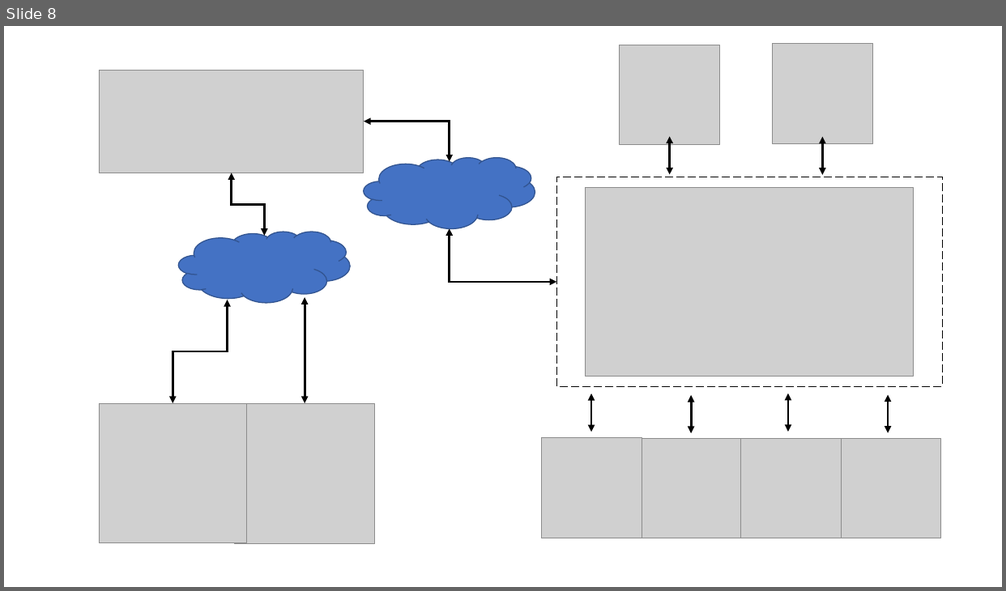
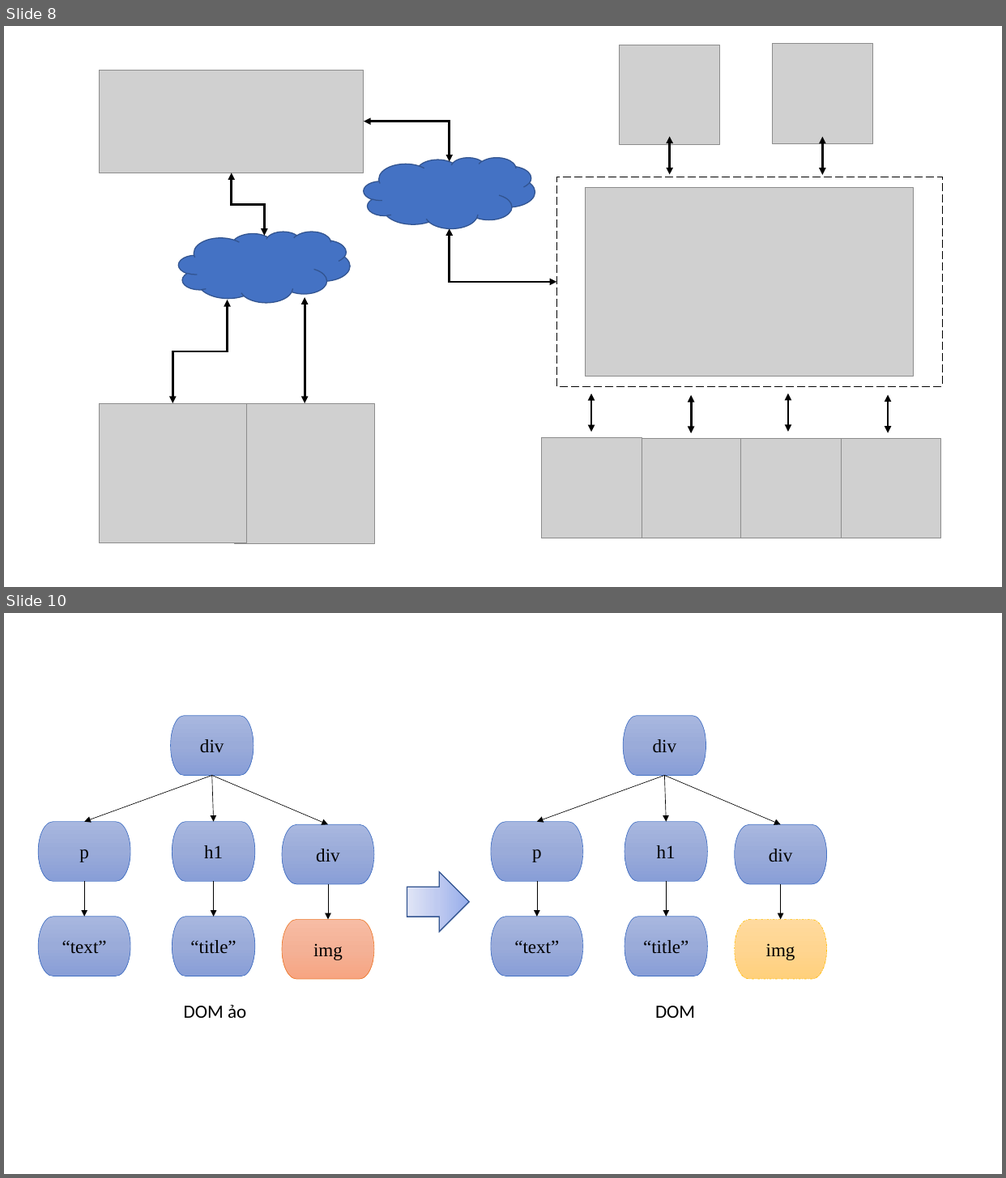
Before and after one commit to duongtln/LVTN, a slide deck: mohinhsodo.pptx. Shown one above the other, each under a label of ours: slide 8 before the commit, slides 8 and 10 after it; the slides between them are not shown. The pictures are 1006x591 and 1006x1178 pixels, drawn with LibreOffice and Linux fonts; fonts in the diff are those of the drawing; grey boxes stand for pictures. Boxes give left, top, right and bottom in pixels: in the first picture for what was removed or moved away, otherwise in the second. Text is boxed around its words. In the diff, an @@ line names an element or a change of style, - is before the commit and + after.

```diff
--- a/mohinhsodo.pptx
+++ b/mohinhsodo.pptx
@@ slide 10 added at (4,613,1002,1174), background #FFFFFF @@
@@ group added at (39,716,827,1018): 14 pill shapes, 12 arrows, 2 texts, 1 down arrow @@
+div
+p
+h1
+div
+“text”
+“title”
+img
+div
+p
+h1
+div
+“text”
+“title”
+img
+DOM ảo
+DOM
```
Also in this commit, not shown: 2 other slides added, 1 other file.
